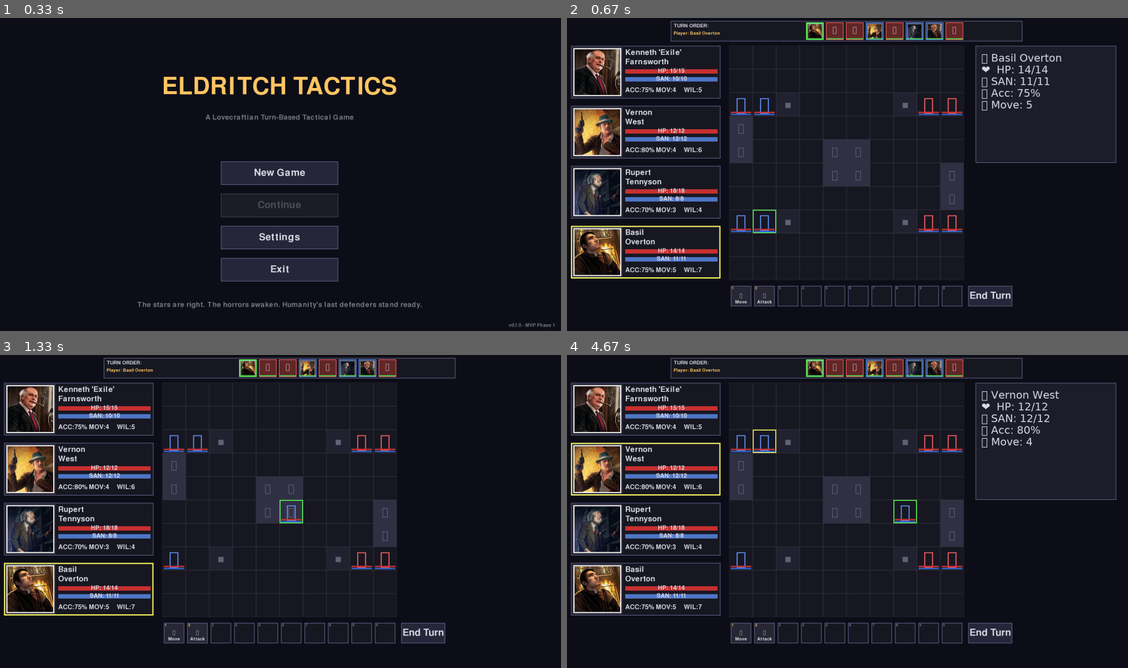
Above: before the commit, frames 1-4 (two rows, left to right).
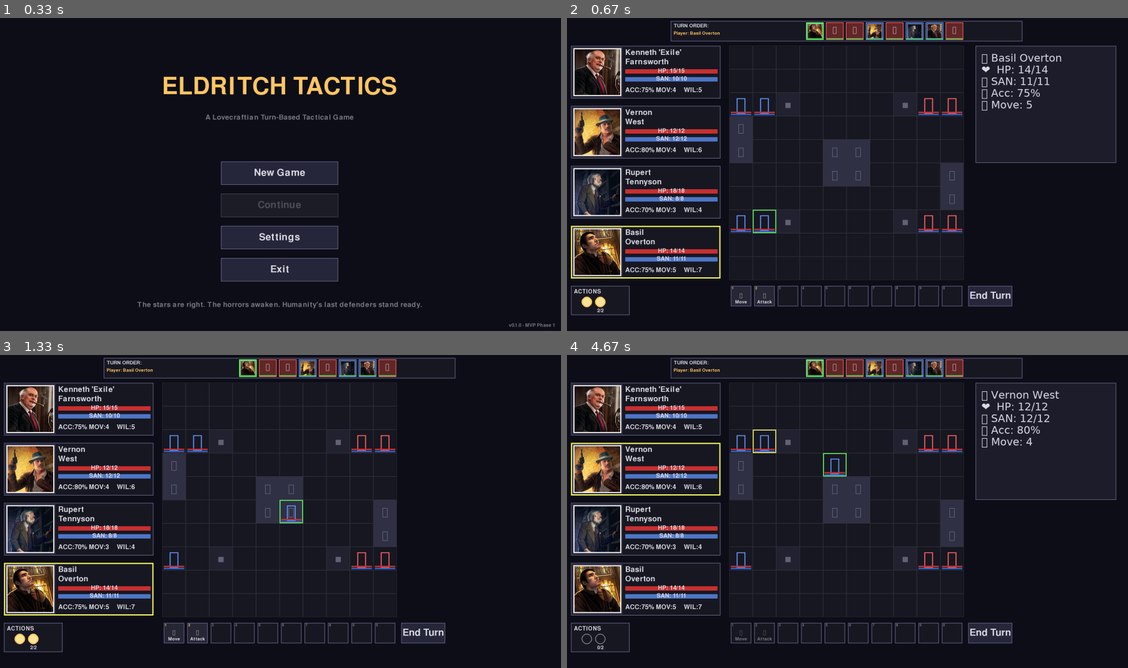
Above: after the commit, the same moments.

Repository: Dombrovo/pygame_tactics_test
Game: pygame game, started from main.py
Two runs of this game, one before a commit and one after it. Both use one fixed random seed, a clock stepped at 60 frames per second and the inputs below.
Inputs (mouse positions are in pixels of both pictures, inside the frame that each line leads up to):
- Up to frame 1 (0.33 s): no input
- Up to frame 2 (0.67 s): click (847, 174) at 0.38 s
- Up to frame 3 (1.33 s): press the mouse at (280, 511) at 0.7 s; move the mouse to (302, 470) at 0.8 s; release the mouse at (330, 430) at 0.93 s; tap Space at 1 s
- Up to frame 4 (4.67 s): click (662, 577) at 1.38 s; press the mouse at (797, 367) at 1.7 s; move the mouse to (785, 495) at 1.8 s; release the mouse at (774, 624) at 1.93 s; press the mouse at (740, 633) at 2.03 s; move the mouse to (712, 561) at 2.13 s; release the mouse at (684, 492) at 2.27 s; press the mouse at (645, 467) at 2.37 s; move the mouse to (853, 455) at 2.47 s; release the mouse at (1055, 442) at 2.6 s; click (774, 464) at 2.72 s; press the mouse at (774, 464) at 3.03 s; move the mouse to (757, 452) at 3.13 s; release the mouse at (740, 439) at 3.27 s; press the mouse at (645, 467) at 3.37 s; move the mouse to (836, 549) at 3.47 s; release the mouse at (1027, 627) at 3.6 s; press the mouse at (858, 367) at 3.7 s; move the mouse to (752, 414) at 3.8 s; release the mouse at (651, 461) at 3.93 s; click (825, 470) at 4.05 s; click (903, 508) at 4.38 s

Frame 1 is identical in both runs. In frame 2, 0.3% of the frame differs, in the area x 0-12%, y 85-96%; in frame 3, 0.3%; in frame 4, 0.6%, in the area x 0-63%, y 31-96%.

Commit message:
add 2 action system

Diff:
--- a/combat/battle_screen.py
+++ b/combat/battle_screen.py
@@ -14,7 +14,7 @@
 from entities.unit import Unit
 from entities.investigator import Investigator, create_test_squad
 from entities.enemy import Enemy, create_test_enemies
-from ui.ui_elements import InvestigatorTile, ActionBar, Button, TurnOrderTracker
+from ui.ui_elements import InvestigatorTile, ActionBar, Button, TurnOrderTracker, ActionPointsDisplay
 
 
 class BattleScreen:
@@ -231,6 +231,22 @@
         )
 
         # ====================================================================
+        # Action Points Display (Bottom Left)
+        # ====================================================================
+        # Position in bottom-left corner with 20px padding
+        ap_display_width = 200
+        ap_display_height = 100
+        ap_display_x = 20  # 20px from left edge
+        ap_display_y = action_bar_y  # Aligned with action bar vertically
+
+        self.action_points_display = ActionPointsDisplay(
+            x=ap_display_x,
+            y=ap_display_y,
+            width=ap_display_width,
+            height=ap_display_height
+        )
+
+        # ====================================================================
         # Initialize Turn Order Tracker Data
         # ====================================================================
         # Now that turn order is established, populate the tracker
@@ -244,6 +260,7 @@
         self.selected_unit = self.current_turn_unit
         self._update_tile_selection()
         self._update_action_bar()
+        self._update_action_points_display()
         self._update_movement_range()  # Calculate initial movement range
 
         # Print initial turn information
@@ -484,7 +501,7 @@
 
         # Check if unit can still move
         if not self.current_turn_unit.can_move():
-            print(f"{self.current_turn_unit.name} cannot move (already moved twice or attacked)")
+            print(f"{self.current_turn_unit.name} cannot move (no action points remaining)")
             return False
 
         # Check if target is reachable
@@ -507,14 +524,16 @@
 
         # Execute movement
         if self.grid.move_unit(current_x, current_y, target_x, target_y):
-            # Mark unit as having moved
-            self.current_turn_unit.has_moved = True
+            # Consume 1 action point for movement
+            self.current_turn_unit.consume_action_point(1)
 
             print(f"{self.current_turn_unit.name} moved from ({current_x}, {current_y}) to ({target_x}, {target_y})")
             print(f"  Path length: {len(path)} tiles")
-
-            # Update action bar to reflect new action state
+            print(f"  Action points remaining: {self.current_turn_unit.current_action_points}/{self.current_turn_unit.max_action_points}")
+
+            # Update UI to reflect new action state
             self._update_action_bar()
+            self._update_action_points_display()
 
             return True
         else:
@@ -662,6 +681,19 @@
             self.action_bar.update_for_investigator(self.current_turn_unit)
         else:
             self.action_bar.clear()
+
+    def _update_action_points_display(self):
+        """
+        Update action points display to show current turn unit's remaining actions.
+
+        Called whenever:
+        - Turn advances to new unit
+        - Action is performed (movement, attack)
+        """
+        if self.current_turn_unit:
+            self.action_points_display.update_for_unit(self.current_turn_unit)
+        else:
+            self.action_points_display.update_for_unit(None)
 
     def _pixel_to_grid(self, pixel_pos: Tuple[int, int]) -> Tuple[Optional[int], Optional[int]]:
         """
@@ -843,6 +875,7 @@
         # Update UI
         self._update_tile_selection()
         self._update_action_bar()
+        self._update_action_points_display()
         self._update_movement_range()  # Calculate movement range for new turn
         self.deactivate_movement_mode()  # Clear any active movement mode from previous turn
 
@@ -1022,6 +1055,9 @@
 
         # Draw end turn button
         self.end_turn_button.draw(self.screen)
+
+        # Draw action points display (bottom left)
+        self.action_points_display.draw(self.screen)
 
         # Controls help disabled - action bar replaces it
         # self._draw_controls_help()
--- a/entities/unit.py
+++ b/entities/unit.py
@@ -77,8 +77,12 @@
 
         # Status flags
         self.is_incapacitated = False
-        self.has_moved = False      # Track if unit moved this turn
-        self.has_attacked = False   # Track if unit attacked this turn
+
+        # Action Points System (2 actions per turn)
+        # Each action can be: Move or Attack
+        # Allows: Move-Move, Move-Attack, Attack-Move, Attack-Attack
+        self.max_action_points = 2
+        self.current_action_points = 2
 
     # --- CALCULATED STATS (Properties: base + modifiers) ---
     # These are Python @property decorators, which make methods act like attributes
@@ -294,44 +298,67 @@
 
     def reset_turn_flags(self):
         """
-        Reset per-turn flags (called at start of turn).
-
-        In MVP: Units can Move + Attack OR Move twice per turn.
-        """
-        self.has_moved = False
-        self.has_attacked = False
+        Reset per-turn action points (called at start of turn).
+
+        Each turn, units get 2 action points.
+        Actions cost:
+        - Move: 1 action point
+        - Attack: 1 action point
+
+        This allows: Move-Move, Move-Attack, Attack-Move, or Attack-Attack.
+        """
+        self.current_action_points = self.max_action_points
 
     def can_move(self) -> bool:
         """
         Check if unit can move this turn.
 
-        Action economy (MVP):
-        - Each turn, units can: Move + Attack OR Move + Move
-        - If you attack, you can't move a second time
-        - If you move twice, you can't attack
-
-        Returns:
-            True if unit hasn't exhausted movement options
-        """
-        # Can move if: haven't attacked yet, OR haven't moved at all
-        # This allows: Move→Move OR Move→Attack
-        return not self.has_attacked or not self.has_moved
+        Action economy (2 action points):
+        - Move costs 1 action point
+        - Can move if at least 1 action point remains
+
+        Returns:
+            True if unit has action points to move
+        """
+        return self.current_action_points >= 1
 
     def can_attack(self) -> bool:
         """
         Check if unit can attack this turn.
 
-        Attack rules (MVP):
-        - Can attack once per turn
-        - Can attack after 0 or 1 moves
-        - Cannot attack after moving twice
-
-        Returns:
-            True if unit can still attack this turn
-        """
-        # Can attack if: haven't attacked yet
-        # The flag tracks whether attack action was used, regardless of movement
-        return not self.has_attacked
+        Action economy (2 action points):
+        - Attack costs 1 action point
+        - Can attack if at least 1 action point remains
+        - Can attack multiple times if action points available
+
+        Returns:
+            True if unit has action points to attack
+        """
+        return self.current_action_points >= 1
+
+    def consume_action_point(self, amount: int = 1) -> bool:
+        """
+        Consume action points when performing an action.
+
+        Args:
+            amount: Number of action points to consume (default 1)
+
+        Returns:
+            True if action points were consumed, False if not enough available
+        """
+        if self.current_action_points >= amount:
+            self.current_action_points -= amount
+            return True
+        return False
+
+    def has_actions_remaining(self) -> bool:
+        """
+        Check if unit has any action points remaining.
+
+        Returns:
+            True if current_action_points > 0
+        """
+        return self.current_action_points > 0
 
     def get_info_text(self) -> str:
         """
--- /dev/null
+++ b/testing/test_action_points.py
@@ -0,0 +1,228 @@
+"""
+Test script for action points system.
+
+Tests the new 2-action system where units have 2 action points per turn
+and can spend them on Move and Attack actions.
+"""
+
+import sys
+from pathlib import Path
+
+# Add parent directory to path
+sys.path.insert(0, str(Path(__file__).parent.parent))
+
+from entities.investigator import Investigator
+from entities.unit import Unit
+
+
+def test_action_points_initialization():
+    """Test that units start with 2 action points."""
+    print("=" * 60)
+    print("TEST 1: Action Points Initialization")
+    print("=" * 60)
+
+    inv = Investigator(name="Test Investigator", gender="male")
+
+    print(f"\nInvestigator created: {inv.name}")
+    print(f"  Max action points: {inv.max_action_points}")
+    print(f"  Current action points: {inv.current_action_points}")
+
+    assert inv.max_action_points == 2, "Max action points should be 2"
+    assert inv.current_action_points == 2, "Current action points should start at 2"
+
+    print("\n[OK] Action points initialized correctly!\n")
+
+
+def test_can_move_and_attack():
+    """Test that units can move and attack when they have action points."""
+    print("=" * 60)
+    print("TEST 2: Can Move/Attack Checks")
+    print("=" * 60)
+
+    inv = Investigator(name="Test Investigator", gender="male")
+
+    print(f"\nInitial state (2/2 action points):")
+    print(f"  can_move(): {inv.can_move()}")
+    print(f"  can_attack(): {inv.can_attack()}")
+
+    assert inv.can_move() == True, "Should be able to move with 2 action points"
+    assert inv.can_attack() == True, "Should be able to attack with 2 action points"
+
+    print("\n[OK] Can move and attack with full action points!\n")
+
+
+def test_consume_action_points():
+    """Test consuming action points."""
+    print("=" * 60)
+    print("TEST 3: Consuming Action Points")
+    print("=" * 60)
+
+    inv = Investigator(name="Test Investigator", gender="male")
+
+    print(f"\nStarting action points: {inv.current_action_points}/2")
+
+    # Consume first action point (e.g., Move)
+    result = inv.consume_action_point(1)
+    print(f"After consuming 1 AP: {inv.current_action_points}/2")
+    print(f"  Consumption successful: {result}")
+    print(f"  can_move(): {inv.can_move()}")
+    print(f"  can_attack(): {inv.can_attack()}")
+
+    assert result == True, "Should successfully consume action point"
+    assert inv.current_action_points == 1, "Should have 1 action point remaining"
+    assert inv.can_move() == True, "Should still be able to move with 1 AP"
+    assert inv.can_attack() == True, "Should still be able to attack with 1 AP"
+
+    # Consume second action point (e.g., Attack)
+    result = inv.consume_action_point(1)
+    print(f"\nAfter consuming 2nd AP: {inv.current_action_points}/2")
+    print(f"  Consumption successful: {result}")
+    print(f"  can_move(): {inv.can_move()}")
+    print(f"  can_attack(): {inv.can_attack()}")
+
+    assert result == True, "Should successfully consume second action point"
+    assert inv.current_action_points == 0, "Should have 0 action points remaining"
+    assert inv.can_move() == False, "Should NOT be able to move with 0 AP"
+    assert inv.can_attack() == False, "Should NOT be able to attack with 0 AP"
+
+    # Try to consume when no points remain
+    result = inv.consume_action_point(1)
+    print(f"\nTrying to consume when empty: {result}")
+    assert result == False, "Should fail to consume when no points remain"
+
+    print("\n[OK] Action point consumption works correctly!\n")
+
+
+def test_reset_turn_flags():
+    """Test resetting action points at start of turn."""
+    print("=" * 60)
+    print("TEST 4: Reset Turn Flags (Action Points)")
+    print("=" * 60)
+
+    inv = Investigator(name="Test Investigator", gender="male")
+
+    # Consume all action points
+    inv.consume_action_point(1)
+    inv.consume_action_point(1)
+
+    print(f"\nAfter using all actions: {inv.current_action_points}/2")
+    print(f"  can_move(): {inv.can_move()}")
+    print(f"  can_attack(): {inv.can_attack()}")
+
+    assert inv.current_action_points == 0, "Should have 0 AP"
+    assert inv.can_move() == False, "Should not be able to move"
+
+    # Reset turn (new turn starts)
+    inv.reset_turn_flags()
+
+    print(f"\nAfter reset_turn_flags(): {inv.current_action_points}/2")
+    print(f"  can_move(): {inv.can_move()}")
+    print(f"  can_attack(): {inv.can_attack()}")
+
+    assert inv.current_action_points == 2, "Should have 2 AP after reset"
+    assert inv.can_move() == True, "Should be able to move after reset"
+    assert inv.can_attack() == True, "Should be able to attack after reset"
+
+    print("\n[OK] Action points reset correctly on new turn!\n")
+
+
+def test_action_combinations():
+    """Test various action combinations (move-move, move-attack, etc)."""
+    print("=" * 60)
+    print("TEST 5: Action Combinations")
+    print("=" * 60)
+
+    # Test Move -> Move
+    print("\n5a. Move -> Move:")
+    inv = Investigator(name="Mover", gender="male")
+    print(f"  Start: {inv.current_action_points}/2 AP")
+
+    inv.consume_action_point(1)  # First move
+    print(f"  After 1st move: {inv.current_action_points}/2 AP, can_move()={inv.can_move()}")
+
+    inv.consume_action_point(1)  # Second move
+    print(f"  After 2nd move: {inv.current_action_points}/2 AP, can_move()={inv.can_move()}")
+
+    assert inv.current_action_points == 0, "Should have 0 AP"
+    assert inv.can_move() == False, "Should not be able to move again"
+    print("  [OK] Move-Move uses both actions")
+
+    # Test Move -> Attack
+    print("\n5b. Move -> Attack:")
+    inv = Investigator(name="Attacker", gender="male")
+    print(f"  Start: {inv.current_action_points}/2 AP")
+
+    inv.consume_action_point(1)  # Move
+    print(f"  After move: {inv.current_action_points}/2 AP, can_attack()={inv.can_attack()}")
+
+    inv.consume_action_point(1)  # Attack
+    print(f"  After attack: {inv.current_action_points}/2 AP, can_move()={inv.can_move()}")
+
+    assert inv.current_action_points == 0, "Should have 0 AP"
+    assert inv.can_move() == False, "Should not be able to move again"
+    print("  [OK] Move-Attack uses both actions")
+
+    # Test Attack -> Attack
+    print("\n5c. Attack -> Attack:")
+    inv = Investigator(name="Shooter", gender="male")
+    print(f"  Start: {inv.current_action_points}/2 AP")
+
+    inv.consume_action_point(1)  # First attack
+    print(f"  After 1st attack: {inv.current_action_points}/2 AP, can_attack()={inv.can_attack()}")
+
+    inv.consume_action_point(1)  # Second attack
+    print(f"  After 2nd attack: {inv.current_action_points}/2 AP, can_attack()={inv.can_attack()}")
+
+    assert inv.current_action_points == 0, "Should have 0 AP"
+    assert inv.can_attack() == False, "Should not be able to attack again"
+    print("  [OK] Attack-Attack uses both actions")
+
+    print("\n[OK] All action combinations work correctly!\n")
+
+
+def run_all_tests():
+    """Run all action points tests."""
+    print("\n")
+    print("=" * 60)
+    print("          ACTION POINTS SYSTEM TESTS")
+    print("=" * 60)
+    print()
+
+    try:
+        test_action_points_initialization()
+        test_can_move_and_attack()
+        test_consume_action_points()
+        test_reset_turn_flags()
+        test_action_combinations()
+
+        print("=" * 60)
+        print("[OK] ALL TESTS PASSED!")
+        print("=" * 60)
+        print("\nAction points system is working correctly.")
+        print("Units now have 2 action points per turn.")
+        print("Each Move or Attack consumes 1 action point.")
+        print("\nValid combinations:")
+        print("  - Move + Move")
+        print("  - Move + Attack")
+        print("  - Attack + Move")
+        print("  - Attack + Attack")
+        print()
+
+    except AssertionError as e:
+        print("\n" + "=" * 60)
+        print("[X] TEST FAILED!")
+        print("=" * 60)
+        print(f"Assertion Error: {e}")
+        import traceback
+        traceback.print_exc()
+    except Exception as e:
+        print("\n" + "=" * 60)
+        print("[X] TEST FAILED!")
+        print("=" * 60)
+        print(f"Error: {e}")
+        import traceback
+        traceback.print_exc()
+
+
+if __name__ == "__main__":
+    run_all_tests()
--- a/ui/ui_elements.py
+++ b/ui/ui_elements.py
@@ -1392,6 +1392,11 @@
         """
         Update action bar to show actions for the given investigator.
 
+        Now respects action points system:
+        - Buttons are enabled/disabled based on available action points
+        - Move button enabled if can_move() returns True
+        - Attack button enabled if can_attack() returns True
+
         Args:
             investigator: Investigator object whose actions to display
         """
@@ -1401,15 +1406,15 @@
         # In the future, this will be populated from investigator.abilities
 
         if investigator and not investigator.is_incapacitated:
-            # Enable Move button (slot 0)
+            # Move button (slot 0) - enabled if unit can move
             self.action_buttons[0].text = "Move"
             self.action_buttons[0].icon = "↗"
-            self.action_buttons[0].enabled = True
-
-            # Enable Attack button (slot 1)
+            self.action_buttons[0].enabled = investigator.can_move()
+
+            # Attack button (slot 1) - enabled if unit can attack
             self.action_buttons[1].text = "Attack"
             self.action_buttons[1].icon = "⚔"
-            self.action_buttons[1].enabled = True
+            self.action_buttons[1].enabled = investigator.can_attack()
 
             # Disable remaining slots (no abilities yet)
             for i in range(2, 10):
@@ -1475,3 +1480,100 @@
         """Draw all action buttons."""
         for button in self.action_buttons:
             button.draw(screen)
+
+
+class ActionPointsDisplay:
+    """
+    Visual display of remaining action points for the current turn unit.
+
+    Shows circular indicators for each action point (filled = available, empty = used).
+    Positioned in the bottom-left corner of the screen.
+    """
+
+    def __init__(self, x: int, y: int, width: int = 200, height: int = 100):
+        """
+        Initialize the action points display.
+
+        Args:
+            x, y: Top-left position
+            width: Width of the display panel
+            height: Height of the display panel
+        """
+        self.rect = pygame.Rect(x, y, width, height)
+        self.current_unit = None
+        self.circle_radius = 18  # Radius of each action point circle
+
+    def update_for_unit(self, unit) -> None:
+        """
+        Update the display for the given unit.
+
+        Args:
+            unit: Unit whose action points to display (or None to clear)
+        """
+        self.current_unit = unit
+
+    def draw(self, screen: pygame.Surface) -> None:
+        """
+        Draw the action points display.
+
+        Shows circles representing action points:
+        - Filled circles = available action points
+        - Empty circles = used action points
+        """
+        # Draw background panel
+        pygame.draw.rect(screen, config.COLOR_UI_BG, self.rect)
+        pygame.draw.rect(screen, config.COLOR_MENU_BORDER, self.rect, 2)
+
+        if not self.current_unit:
+            return
+
+        # Draw "ACTIONS" label
+        label_font = pygame.font.Font(None, 28)
+        label_surface = label_font.render("ACTIONS", True, config.COLOR_TEXT)
+        screen.blit(label_surface, (self.rect.x + 10, self.rect.y + 10))
+
+        # Get action points
+        max_ap = getattr(self.current_unit, 'max_action_points', 2)
+        current_ap = getattr(self.current_unit, 'current_action_points', 2)
+
+        # Draw action point circles
+        circle_y = self.rect.y + 55  # Below the label
+        circle_start_x = self.rect.x + (self.rect.width // 2) - (max_ap * (self.circle_radius + 5))
+
+        for i in range(max_ap):
+            circle_x = circle_start_x + (i * (self.circle_radius * 2 + 10))
+
+            # Determine if this action point is available
+            is_available = i < current_ap
+
+            if is_available:
+                # Filled circle (available action point)
+                pygame.draw.circle(
+                    screen,
+                    config.COLOR_TEXT_HIGHLIGHT,  # Golden color
+                    (circle_x, circle_y),
+                    self.circle_radius
+                )
+                # Inner glow effect
+                pygame.draw.circle(
+                    screen,
+                    (255, 230, 150),  # Lighter gold
+                    (circle_x, circle_y),
+                    self.circle_radius - 4
+                )
+            else:
+                # Empty circle (used action point)
+                pygame.draw.circle(
+                    screen,
+                    config.COLOR_TEXT_DIM,  # Dim gray
+                    (circle_x, circle_y),
+                    self.circle_radius,
+                    3  # Outline only (hollow circle)
+                )
+
+        # Draw action point count text
+        count_font = pygame.font.Font(None, 24)
+        count_text = f"{current_ap}/{max_ap}"
+        count_surface = count_font.render(count_text, True, config.COLOR_TEXT)
+        count_rect = count_surface.get_rect(centerx=self.rect.centerx, bottom=self.rect.bottom - 5)
+        screen.blit(count_surface, count_rect)
Not shown, changed: Claude.md
Not shown, added: docs/07_action_points_system.md
Not shown, changed: docs/doc_index.md
